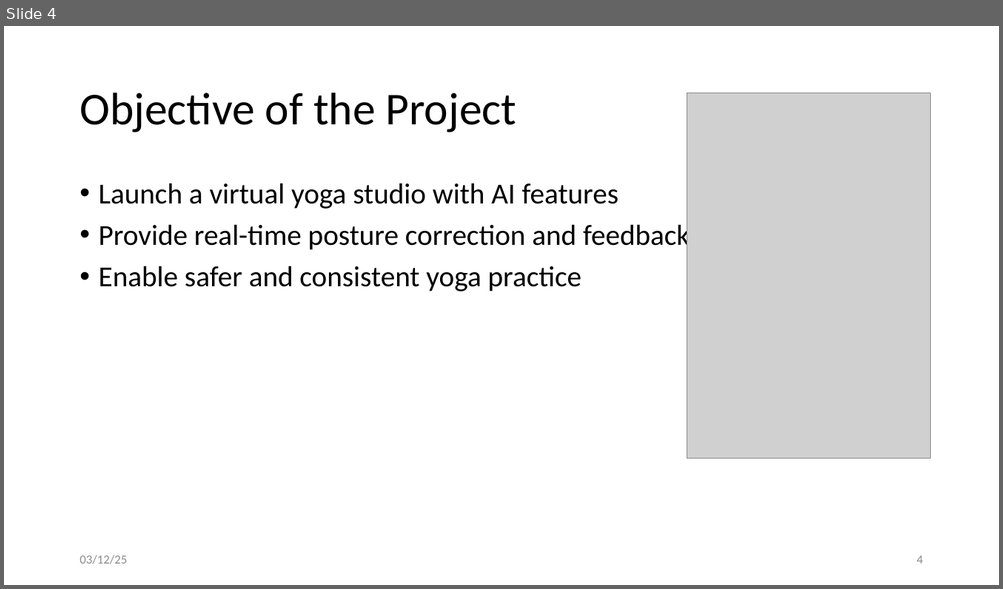
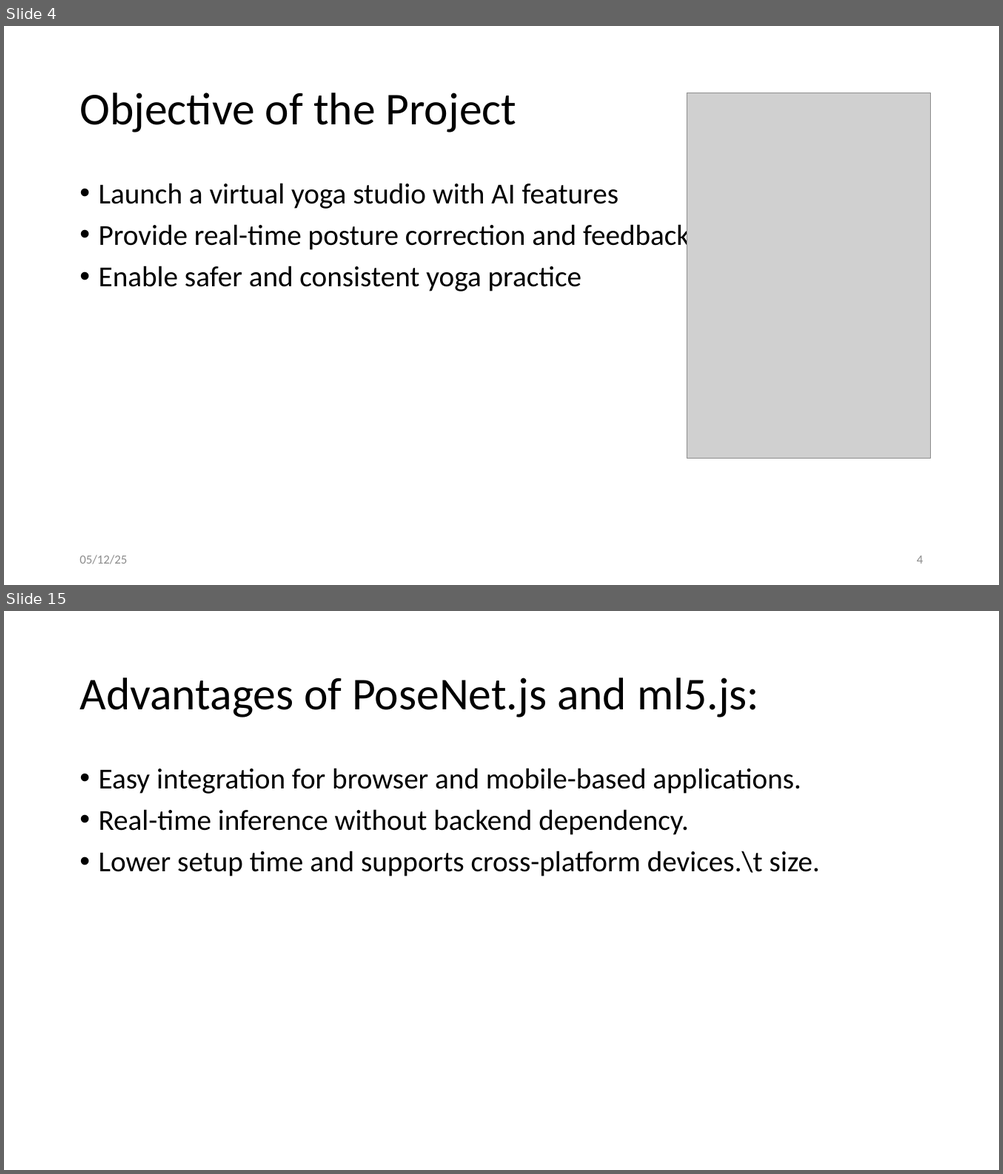
Before and after one commit to SaiSudhaV/VirtualYogaTrainer, a slide deck: docs/MT24AAC019_MiniProject_Evaluation3.pptx. Shown one above the other, each under a label of ours: slide 4 before the commit, slides 4 and 15 after it; the slides between them are not shown. The pictures are 1003x589 and 1003x1174 pixels, drawn with LibreOffice and Linux fonts; fonts in the diff are those of the drawing; grey boxes stand for pictures. Boxes give left, top, right and bottom in pixels: in the first picture for what was removed or moved away, otherwise in the second. Text is boxed around its words. In the diff, an @@ line names an element or a change of style, - is before the commit and + after.

```diff
--- a/docs/MT24AAC019_MiniProject_Evaluation3.pptx
+++ b/docs/MT24AAC019_MiniProject_Evaluation3.pptx
@@ slide 15 added at bbox=[4, 611, 999, 1170], background #FFFFFF @@
@@ title added at bbox=[79, 678, 759, 718], 44 pt, text #000000 @@
+Advantages of PoseNet.js and ml5.js:
@@ text added at bbox=[99, 768, 819, 877], 28 pt, text #000000 @@
+• Easy integration for browser and mobile-based applications.
+• Real-time inference without backend dependency.
+• Lower setup time and supports cross-platform devices.\t size.
@@ slide 4 changed as well @@
@@ text at bbox=[79, 555, 127, 565]: text changed @@
-03/12/25
+05/12/25
```
Also in this commit, not shown: 8 other slides changed, 16 other slides added, 1 slide removed, 13 other files.
